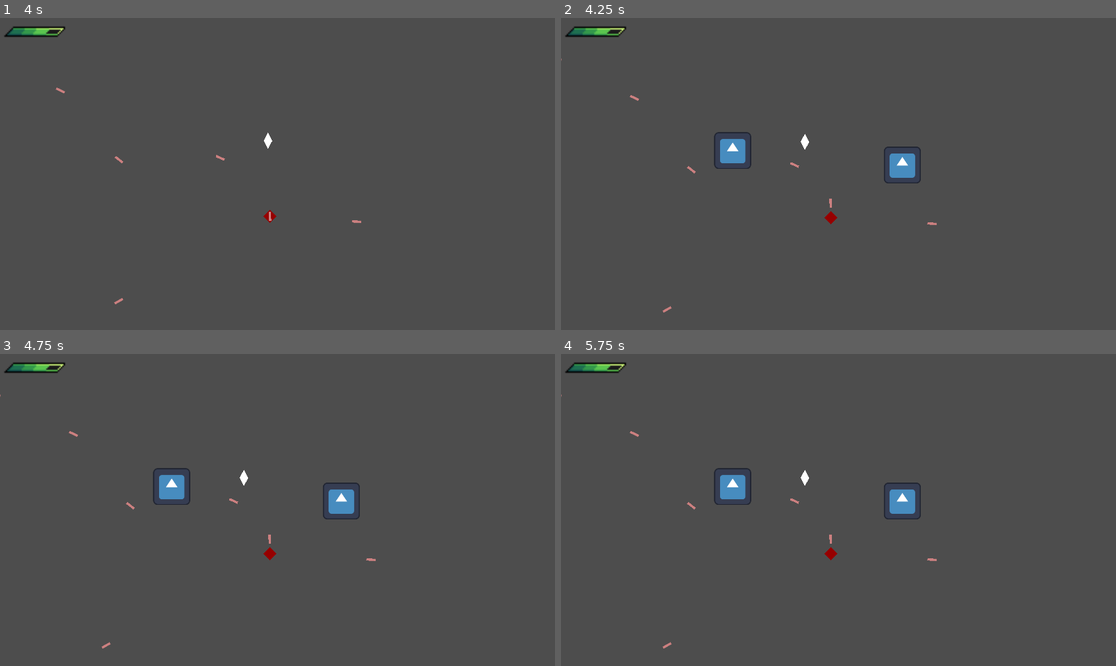
Above: before the commit, frames 1-4 (two rows, left to right).
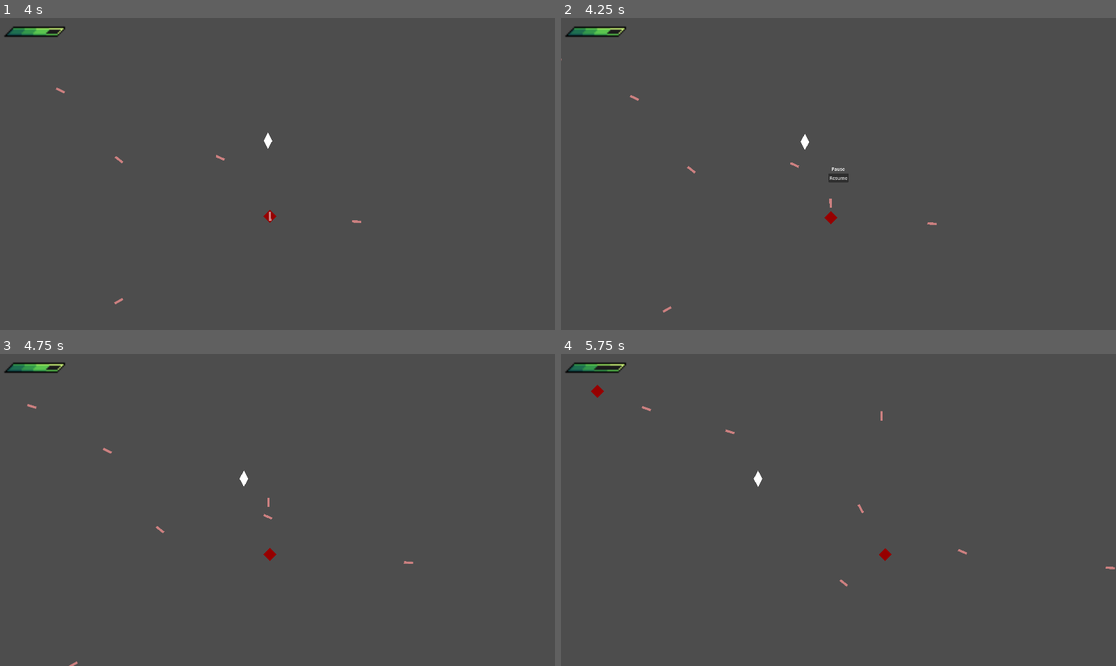
Above: after the commit, the same moments.

Repository: SytonK/DodgeMaster
Game: Godot game, scene res://src/levels/sandbox/sandbox.tscn
Two runs of this game, one before a commit and one after it. Both use one fixed random seed, a clock stepped at 60 frames per second and the inputs below. The engine's default icon, where the game draws it, is replaced by a stand-in: a white triangle on a blue panel in a dark square.
Inputs (mouse positions are in pixels of both pictures, inside the frame that each line leads up to):
- Up to frame 1 (4 s): tap Enter at 0.5 s; hold Right (move_right) 0.53-1.28 s; hold Down (move_down) 1.28-2.03 s; hold Right (move_right) 2.03-2.78 s; hold Up (move_up) 2.78-3.53 s; hold Left (move_left) from 3.53 s (still down)
- Up to frame 2 (4.25 s): keep holding Left (move_left); tap P (pause) at 4.15 s
- Up to frame 3 (4.75 s): release Left (move_left) at 4.25 s; click (277, 513) at 4.25 s, where only the run after the commit has a clickable "Resume"
- Up to frame 4 (5.75 s): hold Left (move_left) from 5.03 s (still down)

Frame 1 is identical in both runs. In frame 2, 1.0% of the frame differs, in the area x 27-65%, y 36-54%; in frame 3, 1.1%; in frame 4, 1.4%, in the area x 0-100%, y 3-95%.

Commit message:
PauseMenu/add pause button

Diff:
--- a/src/UI/menus/pause menu/pause_menu.gd
+++ b/src/UI/menus/pause menu/pause_menu.gd
@@ -6,6 +6,12 @@
 
 func _input(event: InputEvent) -> void:
 	if event.is_action_pressed("pause"):
-		print('lama')
+		_toggle_pause()
+
+func _toggle_pause() -> void:
 		visible = !visible
 		get_tree().paused = !get_tree().paused
+
+
+func _on_pause_button_pressed() -> void:
+	_toggle_pause()
--- a/src/UI/menus/pause menu/pause_menu.tscn
+++ b/src/UI/menus/pause menu/pause_menu.tscn
@@ -1,24 +1,31 @@
-[gd_scene load_steps=3 format=3 uid="uid://cj2p72vwf0erl"]
+[gd_scene load_steps=2 format=3 uid="uid://cj2p72vwf0erl"]
 
 [ext_resource type="Script" path="res://src/UI/menus/pause menu/pause_menu.gd" id="1_kxxqt"]
-[ext_resource type="Texture2D" uid="uid://dy4sumggi2mhb" path="res://icon.svg" id="1_v48ho"]
 
-[node name="PauseMenu" type="Control"]
+[node name="PauseMenu" type="VBoxContainer"]
 process_mode = 3
 visible = false
-layout_mode = 3
-anchors_preset = 15
-anchor_right = 1.0
-anchor_bottom = 1.0
+anchors_preset = 8
+anchor_left = 0.5
+anchor_top = 0.5
+anchor_right = 0.5
+anchor_bottom = 0.5
+offset_left = -35.0
+offset_top = -29.0
+offset_right = 35.0
+offset_bottom = 29.0
 grow_horizontal = 2
 grow_vertical = 2
+alignment = 1
 script = ExtResource("1_kxxqt")
 
-[node name="Icon" type="Sprite2D" parent="."]
-position = Vector2(594, 459)
-texture = ExtResource("1_v48ho")
+[node name="Label" type="Label" parent="."]
+layout_mode = 2
+text = "Pause"
+horizontal_alignment = 1
 
-[node name="Icon2" type="Sprite2D" parent="."]
-process_mode = 3
-position = Vector2(1181, 509)
-texture = ExtResource("1_v48ho")
+[node name="PauseButton" type="Button" parent="."]
+layout_mode = 2
+text = "Resume"
+
+[connection signal="pressed" from="PauseButton" to="." method="_on_pause_button_pressed"]
